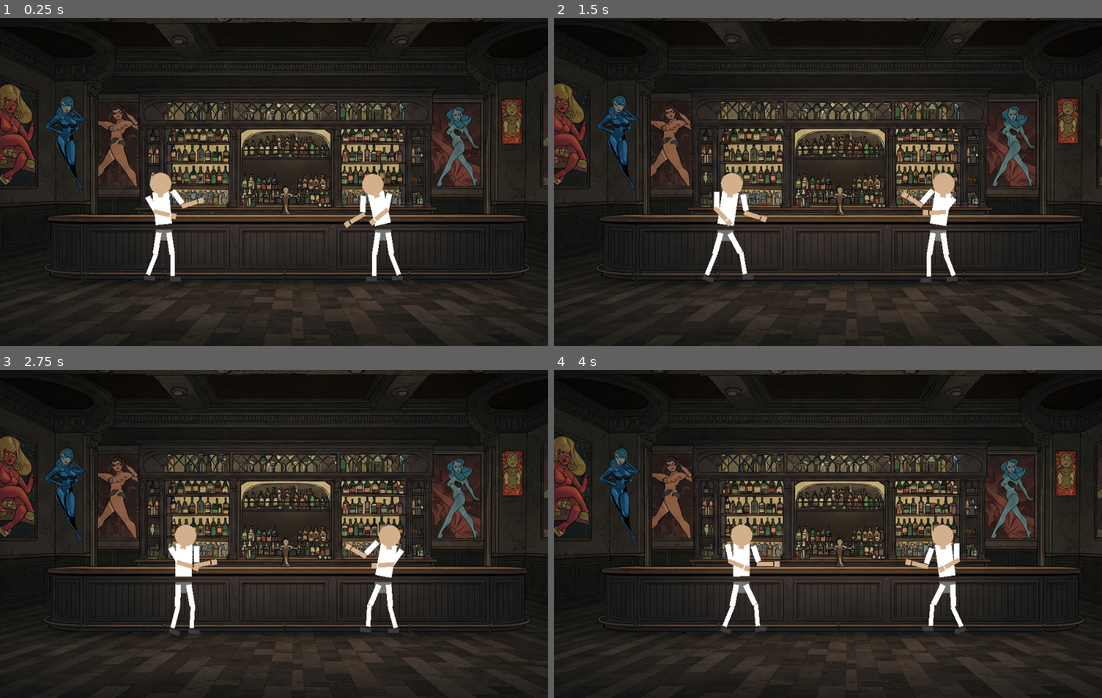
Above: before the commit, frames 1-4 (two rows, left to right).
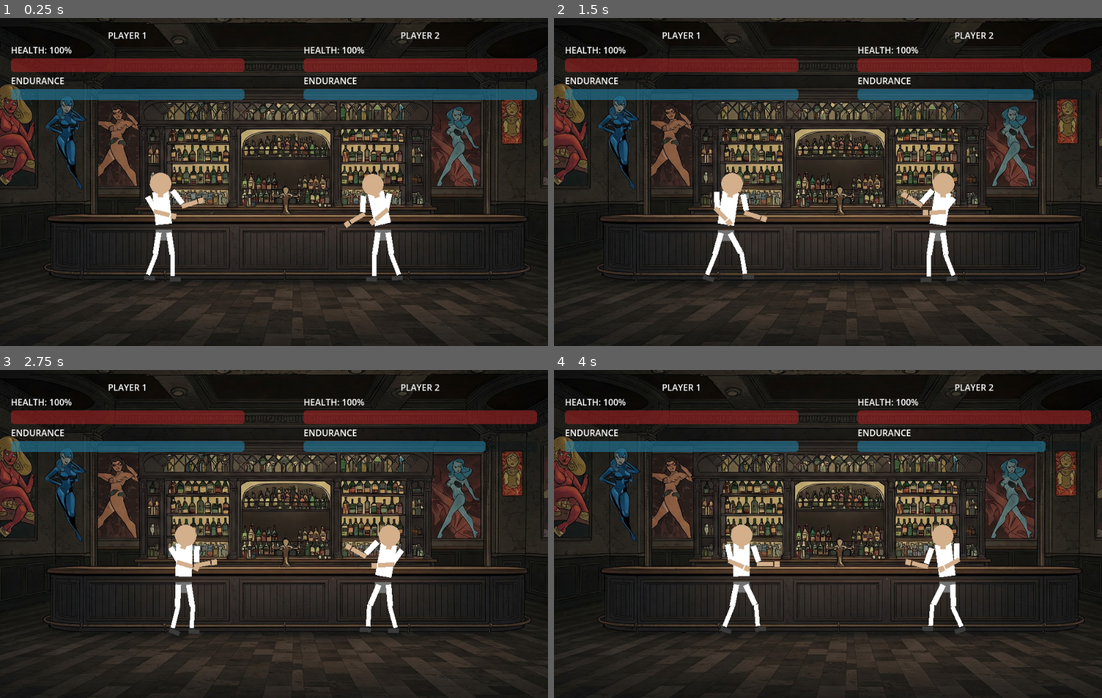
Above: after the commit, the same moments.

Repository: giripriyadarshan/ubc-game
Game: Godot game, scene res://bar.tscn
The game is run twice, just before and just after one commit, with the same random seed, the same clock (stepped at 60 frames per second) and the same inputs.
Inputs:
- Up to frame 1 (0.25 s): no input
- Up to frame 2 (1.5 s): hold D (p1_right) 0.53-1.28 s; tap W (p1_attack) at 0.6 s; hold A (p1_left) from 1.28 s (still down); tap Up (p2_attack) at 1.35 s
- Up to frame 3 (2.75 s): release A (p1_left) at 2.03 s; hold D (p1_right) from 2.03 s (still down); tap Left (p2_left) at 2.1 s
- Up to frame 4 (4 s): tap Right (p2_right) at 2.85 s; release D (p1_right) at 3.53 s; hold A (p1_left) from 3.53 s (still down); tap W (p1_attack) at 3.6 s

The runs differ from the first frame. In frame 1, 7.1% of the frame differs, in the area x 2-98%, y 4-25%; in frame 2, 8.8%, in the area x 0-100%, y 0-81%; in frame 3, 6.8%; in frame 4, 6.8%.

Commit message:
might work

Diff:
--- a/bar.gd
+++ b/bar.gd
@@ -2,38 +2,206 @@
 
 # Player scenes
 var player_scene: PackedScene = preload("res://stickman.tscn")
+
+# References to players for easy access
+var player1: CharacterBody2D
+var player2: CharacterBody2D
+
+# UI elements
+var player1_health_bar: ProgressBar
+var player1_endurance_bar: ProgressBar
+var player1_health_label: Label
+
+var player2_health_bar: ProgressBar
+var player2_endurance_bar: ProgressBar
+var player2_health_label: Label
 
 func _ready():
 	# Setup input actions first
 	_setup_input_actions()
 
 	# Spawn player 1
-	var player1: Node = player_scene.instantiate()
-	player1.position = $PlayerPositions/Player1Position.position
-	add_child(player1)
+	var player1_instance: Node = player_scene.instantiate()
+	player1_instance.position = $PlayerPositions/Player1Position.position
+	add_child(player1_instance)
 
 	# Set up player 1 controller
 	var script1 = load("res://stickman_character.gd")
-	player1.get_node("CharacterBody2D").set_script(script1)
-	player1.get_node("CharacterBody2D").control_set = "player1"
-	player1.get_node("CharacterBody2D").player_color = Color(0.2, 0.8, 0.2)  # Green
+	player1_instance.get_node("CharacterBody2D").set_script(script1)
+	player1_instance.get_node("CharacterBody2D").control_set = "player1"
+	player1_instance.get_node("CharacterBody2D").player_color = Color(0.2, 0.8, 0.2)  # Green
+	player1 = player1_instance.get_node("CharacterBody2D")
 
 	# Spawn player 2
-	var player2: Node = player_scene.instantiate()
-	player2.position = $PlayerPositions/Player2Position.position
-	add_child(player2)
+	var player2_instance: Node = player_scene.instantiate()
+	player2_instance.position = $PlayerPositions/Player2Position.position
+	add_child(player2_instance)
 
 	# Set up player 2 controller
 	var script2 = load("res://stickman_character.gd")
-	player2.get_node("CharacterBody2D").set_script(script2)
-	player2.get_node("CharacterBody2D").control_set = "player2"
-	player2.get_node("CharacterBody2D").player_color = Color(0.2, 0.2, 0.8)  # Blue
-	player2.get_node("CharacterBody2D/Skeleton2D").scale.x = -1
-
-	var animation_player: Node = player2.get_node("CharacterBody2D/AnimationPlayer")
+	player2_instance.get_node("CharacterBody2D").set_script(script2)
+	player2_instance.get_node("CharacterBody2D").control_set = "player2"
+	player2_instance.get_node("CharacterBody2D").player_color = Color(0.2, 0.2, 0.8)  # Blue
+	player2_instance.get_node("CharacterBody2D/Skeleton2D").scale.x = -1
+	player2 = player2_instance.get_node("CharacterBody2D")
+
+	var animation_player: Node = player2_instance.get_node("CharacterBody2D/AnimationPlayer")
 	animation_player.play("idle")
-	animation_player.seek(0.8)  # Fast-forward to 0.2 seconds into the animation
-
+	animation_player.seek(0.8)  # Fast-forward to 0.8 seconds into the animation
+
+	# Create UI
+	setup_ui()
+
+	print("Bar scene ready with players and UI")
+
+func setup_ui():
+	# Create a CanvasLayer for UI
+	var canvas = CanvasLayer.new()
+	add_child(canvas)
+
+	# Main container
+	var control = Control.new()
+	control.set_anchors_preset(Control.PRESET_FULL_RECT)
+	canvas.add_child(control)
+
+	var margin = MarginContainer.new()
+	margin.set_anchors_preset(Control.PRESET_TOP_WIDE)
+	margin.add_theme_constant_override("margin_left", 20)
+	margin.add_theme_constant_override("margin_top", 20)
+	margin.add_theme_constant_override("margin_right", 20)
+	control.add_child(margin)
+
+	var hbox = HBoxContainer.new()
+	margin.add_child(hbox)
+
+	# Player 1 UI
+	var p1_container = VBoxContainer.new()
+	p1_container.size_flags_horizontal = Control.SIZE_EXPAND_FILL
+	hbox.add_child(p1_container)
+
+	var p1_header = Label.new()
+	p1_header.text = "PLAYER 1"
+	p1_header.horizontal_alignment = HORIZONTAL_ALIGNMENT_CENTER
+	p1_container.add_child(p1_header)
+
+	player1_health_label = Label.new()
+	player1_health_label.text = "HEALTH: 100%"
+	p1_container.add_child(player1_health_label)
+
+	player1_health_bar = ProgressBar.new()
+	player1_health_bar.custom_minimum_size = Vector2(0, 25)
+	player1_health_bar.max_value = 100
+	player1_health_bar.value = 100
+	player1_health_bar.show_percentage = false
+	player1_health_bar.modulate = Color(0.9, 0.2, 0.2)
+	p1_container.add_child(player1_health_bar)
+
+	var p1_endurance_label = Label.new()
+	p1_endurance_label.text = "ENDURANCE"
+	p1_container.add_child(p1_endurance_label)
+
+	player1_endurance_bar = ProgressBar.new()
+	player1_endurance_bar.custom_minimum_size = Vector2(0, 20)
+	player1_endurance_bar.max_value = 100
+	player1_endurance_bar.value = 100
+	player1_endurance_bar.show_percentage = false
+	player1_endurance_bar.modulate = Color(0.2, 0.7, 0.9)
+	p1_container.add_child(player1_endurance_bar)
+
+	# Note: Punch power label removed
+
+	# Spacer
+	var spacer = Control.new()
+	spacer.custom_minimum_size = Vector2(100, 0)
+	hbox.add_child(spacer)
+
+	# Player 2 UI
+	var p2_container = VBoxContainer.new()
+	p2_container.size_flags_horizontal = Control.SIZE_EXPAND_FILL
+	hbox.add_child(p2_container)
+
+	var p2_header = Label.new()
+	p2_header.text = "PLAYER 2"
+	p2_header.horizontal_alignment = HORIZONTAL_ALIGNMENT_CENTER
+	p2_container.add_child(p2_header)
+
+	player2_health_label = Label.new()
+	player2_health_label.text = "HEALTH: 100%"
+	p2_container.add_child(player2_health_label)
+
+	player2_health_bar = ProgressBar.new()
+	player2_health_bar.custom_minimum_size = Vector2(0, 25)
+	player2_health_bar.max_value = 100
+	player2_health_bar.value = 100
+	player2_health_bar.show_percentage = false
+	player2_health_bar.modulate = Color(0.9, 0.2, 0.2)
+	p2_container.add_child(player2_health_bar)
+
+	var p2_endurance_label = Label.new()
+	p2_endurance_label.text = "ENDURANCE"
+	p2_container.add_child(p2_endurance_label)
+
+	player2_endurance_bar = ProgressBar.new()
+	player2_endurance_bar.custom_minimum_size = Vector2(0, 20)
+	player2_endurance_bar.max_value = 100
+	player2_endurance_bar.value = 100
+	player2_endurance_bar.show_percentage = false
+	player2_endurance_bar.modulate = Color(0.2, 0.7, 0.9)
+	p2_container.add_child(player2_endurance_bar)
+
+	# Note: Punch power label removed
+
+	print("UI setup complete")
+
+# Update UI every frame
+func _process(_delta):
+	# Update Player 1 UI
+	if player1:
+		player1_health_bar.value = player1.current_health
+		player1_health_label.text = "HEALTH: " + str(int(player1.current_health)) + "%"
+
+		player1_endurance_bar.value = player1.current_endurance
+
+		# Visual effects for health
+		if player1.current_health < 30:
+			player1_health_bar.modulate = Color(1, 0, 0)  # Bright red for low health
+		else:
+			player1_health_bar.modulate = Color(0.9, 0.2, 0.2)  # Normal red
+
+		# Visual effects for endurance
+		if player1.current_endurance < player1.PUNCH_ENDURANCE_COST:
+			player1_endurance_bar.modulate = Color(0.2, 0.7, 0.9, 0.5)  # Dim blue for low endurance
+		else:
+			player1_endurance_bar.modulate = Color(0.2, 0.7, 0.9)  # Normal blue
+
+	# Update Player 2 UI
+	if player2:
+		player2_health_bar.value = player2.current_health
+		player2_health_label.text = "HEALTH: " + str(int(player2.current_health)) + "%"
+
+		player2_endurance_bar.value = player2.current_endurance
+
+		# Visual effects for health
+		if player2.current_health < 30:
+			player2_health_bar.modulate = Color(1, 0, 0)  # Bright red for low health
+		else:
+			player2_health_bar.modulate = Color(0.9, 0.2, 0.2)  # Normal red
+
+		# Visual effects for endurance
+		if player2.current_endurance < player2.PUNCH_ENDURANCE_COST:
+			player2_endurance_bar.modulate = Color(0.2, 0.7, 0.9, 0.5)  # Dim blue for low endurance
+		else:
+			player2_endurance_bar.modulate = Color(0.2, 0.7, 0.9)  # Normal blue
+
+func calculate_damage(player):
+	var min_damage = 1
+	var max_damage = 10
+
+	if player.current_endurance <= 0:
+		return min_damage
+
+	var damage_percent = float(player.current_endurance) / player.MAX_ENDURANCE
+	return int(min_damage + damage_percent * (max_damage - min_damage))
 
 func _setup_input_actions():
 	# Player 1 movement (WASD)
@@ -45,7 +213,6 @@
 	_add_key_action("p2_left", KEY_LEFT)
 	_add_key_action("p2_right", KEY_RIGHT)
 	_add_key_action("p2_attack", KEY_UP)
-
 
 # Helper function to add key actions if they don't exist
 func _add_key_action(action_name, key_scancode):
--- a/stickman.tscn
+++ b/stickman.tscn
@@ -3796,7 +3796,7 @@
 rest = Transform2D(0.828198, 0.560436, -0.560436, 0.828198, -9.99973, 0.000244141)
 
 [node name="UpperArmSpriteL" type="Polygon2D" parent="CharacterBody2D/Skeleton2D/Hip/Torso/ShoulderL/UpperArmL"]
-rotation = -1.19055e-05
+rotation = -1.19056e-05
 scale = Vector2(1.00129, 1.00129)
 color = Color(0.356863, 0.356863, 0.356863, 1)
 offset = Vector2(0.478455, 2.61433)
@@ -3814,7 +3814,7 @@
 rest = Transform2D(0.971996, -0.235, 0.235, 0.971996, 0.000366211, 30.0022)
 
 [node name="ForearmSpriteL" type="Polygon2D" parent="CharacterBody2D/Skeleton2D/Hip/Torso/ShoulderL/UpperArmL/ForearmL"]
-scale = Vector2(0.995408, 0.995408)
+scale = Vector2(0.995404, 0.995404)
 color = Color(0.827451, 0.686275, 0.54902, 1)
 polygon = PackedVector2Array(-4, -5, 4, -5, 4, 25, -4, 25)
 
@@ -3896,7 +3896,7 @@
 [node name="ThighL" type="Bone2D" parent="CharacterBody2D/Skeleton2D/Hip"]
 position = Vector2(-10, 0)
 rotation = 0.160089
-scale = Vector2(0.999905, 0.999905)
+scale = Vector2(0.999904, 0.999904)
 rest = Transform2D(0.998739, 0.0497265, -0.0497265, 0.998739, -10, 0)
 
 [node name="ThighSpriteL" type="Polygon2D" parent="CharacterBody2D/Skeleton2D/Hip/ThighL"]
@@ -3916,8 +3916,8 @@
 rest = Transform2D(0.999976, 0.000229388, -0.000229388, 0.999976, -0.00765991, 40.0044)
 
 [node name="LowerLegSpriteL" type="Polygon2D" parent="CharacterBody2D/Skeleton2D/Hip/ThighL/LowerLegL"]
-rotation = -8.95168e-05
-scale = Vector2(1.00144, 1.00144)
+rotation = -8.93686e-05
+scale = Vector2(1.00143, 1.00143)
 color = Color(0.356863, 0.356863, 0.356863, 1)
 polygon = PackedVector2Array(-4, -5, 4, -5, 4, 35, -4, 35)
 
@@ -3932,7 +3932,7 @@
 rest = Transform2D(1, 0, 0, 1, 0, 40)
 
 [node name="FootSpriteL" type="Polygon2D" parent="CharacterBody2D/Skeleton2D/Hip/ThighL/LowerLegL/FootL"]
-rotation = -5.66492e-05
+rotation = -5.63517e-05
 scale = Vector2(1.00127, 1.00127)
 color = Color(0.231373, 0.231373, 0.231373, 1)
 polygon = PackedVector2Array(-5, -3, 15, -3, 15, 5, -5, 5)
@@ -3965,8 +3965,8 @@
 rest = Transform2D(1, 0, 0, 1, 0, 40)
 
 [node name="LowerLegSpriteR" type="Polygon2D" parent="CharacterBody2D/Skeleton2D/Hip/ThighR/LowerLegR"]
-rotation = -1.66095e-05
-scale = Vector2(0.996002, 0.996002)
+rotation = -1.65748e-05
+scale = Vector2(0.996006, 0.996006)
 color = Color(0.356863, 0.356863, 0.356863, 1)
 polygon = PackedVector2Array(-4, -5, 4, -5, 4, 35, -4, 35)
 
@@ -3981,8 +3981,8 @@
 rest = Transform2D(1, 0, 0, 1, 0, 40)
 
 [node name="FootSpriteR" type="Polygon2D" parent="CharacterBody2D/Skeleton2D/Hip/ThighR/LowerLegR/FootR"]
-rotation = -1.73667e-05
-scale = Vector2(1.00046, 1.00046)
+rotation = -1.73709e-05
+scale = Vector2(1.00044, 1.00044)
 color = Color(0.231373, 0.231373, 0.231373, 1)
 polygon = PackedVector2Array(-5, -3, 15, -3, 15, 5, -5, 5)
 
--- a/stickman_character.gd
+++ b/stickman_character.gd
@@ -5,31 +5,35 @@
 
 # Health and Endurance
 var current_health: int = 100
-var current_endurance: int = 100
+var current_endurance: float = 100.0  # Changed to float for smoother healing
 const MAX_HEALTH: int = 100
 const MAX_ENDURANCE: int = 100
 const MAX_ENDURANCE_SPENT: int = 50 # 25 for a regular punch, 50 for fist bump (simultaneaus punch)
-const MAX_DAMAGE_DEALT: int = 10
-const ENDURANCE_HEALING_RATE: int = 2 # per second
+const MAX_DAMAGE_DEALT: int = 25
+const MIN_DAMAGE_DEALT: int = 1     # Minimum damage when endurance is 0
+const ENDURANCE_HEALING_RATE: float = 2.0  # Increased for testing (normally 2.0)
 const PUNCH_ENDURANCE_COST: int = 25  # Cost to throw a punch
 const PUNCH_COOLDOWN: float = 0.5     # Time between punches
 
+# Debug variables
+var debug_timer: float = 0.0
+const DEBUG_INTERVAL: float = 1.0  # Print debug info every second
 
 # Movement parameters
 const WALK_DISTANCE: float = 50.0
-const SPEED: float         = 100.0
+const SPEED: float = 100.0
 
 # Player information
 var player_color: Color = Color(1, 1, 1, 1)
 
 # animation and movement state
 var current_animation: String = "idle"
-var walk_in_progress: bool    = false
-var walk_direction: int           = 0
-var walk_start_position: Vector2  = Vector2.ZERO
+var walk_in_progress: bool = false
+var walk_direction: int = 0
+var walk_start_position: Vector2 = Vector2.ZERO
 var walk_target_position: Vector2 = Vector2.ZERO
-var walk_progress: float          = 0.0
-var desired_direction: int        = 0
+var walk_progress: float = 0.0
+var desired_direction: int = 0
 var can_punch: bool = true
 var is_punching: bool = false
 var punch_timer: float = 0.0
@@ -38,10 +42,6 @@
 @onready var hit_box = $hit_area
 @onready var camera = get_tree().get_first_node_in_group("camera")
 
-# set camera zoom and shake when punching using:
-# camera.set_zoom_str(1.01)
-# camera.set_shake_str(Vector2(4,4))
-
 func _ready():
 	# Set the animation
 	animation_player.play("idle")
@@ -53,7 +53,7 @@
 	$hit_area/knuckle_box.disabled = true
 	$hit_area.body_entered.connect(_on_hit_area_body_entered)
 
-
+	print("[", control_set, "] Character ready with endurance: ", current_endurance)
 
 func apply_player_color(color):
 	# Apply color to torso and limbs
@@ -65,9 +65,25 @@
 	$Skeleton2D/Hip/Torso/ShoulderL/UpperArmL/UpperArmSpriteL.color = color
 	$Skeleton2D/Hip/Torso/ShoulderR/UpperArmR/UpperArmSpriteR.color = color
 
+func _process(delta):
+	# Debug endurance healing with timer
+	debug_timer += delta
+	if debug_timer >= DEBUG_INTERVAL:
+		debug_timer = 0.0
+		print("[", control_set, "] Current endurance: ", current_endurance)
+
 func _physics_process(delta):
+	# Regenerate endurance at fixed rate
+	# Store the value before healing to debug the change
+	var previous_endurance = current_endurance
+
 	if current_endurance < MAX_ENDURANCE:
-		current_endurance = min(current_endurance + ENDURANCE_HEALING_RATE * delta, MAX_ENDURANCE)
+		var healing_amount = ENDURANCE_HEALING_RATE * delta
+		current_endurance = min(current_endurance + healing_amount, MAX_ENDURANCE)
+
+		# Debug significant changes
+		if abs(current_endurance - previous_endurance) > 0.1:
+			print("[", control_set, "] Endurance healing: ", previous_endurance, " -> ", current_endurance)
 
 	if !can_punch:
 		punch_timer -= delta
@@ -116,7 +132,6 @@
 	animation_player.play(anim_name)
 	current_animation = anim_name
 
-
 func start_walk_cycle(direction):
 	# Set walk parameters
 	walk_in_progress = true
@@ -135,34 +150,46 @@
 	is_punching = true
 	can_punch = false
 	punch_timer = PUNCH_COOLDOWN
-	current_endurance -= PUNCH_ENDURANCE_COST
+
+	# Store endurance before punch
+	var endurance_before = current_endurance
+
+	# Deduct endurance but don't go below 0
+	if current_endurance >= PUNCH_ENDURANCE_COST:
+		current_endurance -= PUNCH_ENDURANCE_COST
+	else:
+		current_endurance = 0
+
+	print("[", control_set, "] Punch! Endurance: ", endurance_before, " -> ", current_endurance)
 
 	# Play punch animation
 	play_animation("punch1")
 
 	# Enable the knuckle hitbox during punch
-	#$hit_area/knuckle_box.disabled = false
+	$hit_area/knuckle_box.disabled = false
 
 	# Add camera effects
-	camera.set_zoom_str(1.01)
-	camera.set_shake_str(Vector2(2, 2))
+	var effect_magnitude = max(0.2, float(current_endurance) / MAX_ENDURANCE)
+	camera.set_zoom_str(1.0 + (0.01 * effect_magnitude))
+	camera.set_shake_str(Vector2(2, 2) * effect_magnitude)
 
 func take_damage(damage_amount):
 	# Apply damage to health
+	var health_before = current_health
 	current_health = max(0, current_health - damage_amount)
 
-	## Visual feedback
-	#stagger_timer = 0.3  # Brief stagger effect
-	#play_animation("stagger")
+	print("[", control_set, "] Took damage: Health ", health_before, " -> ", current_health)
+
+	# Visual feedback
+	stagger_timer = 0.3  # Brief stagger effect
 
 	# Camera effects for hit impact
 	camera.set_zoom_str(1.03)
 	camera.set_shake_str(Vector2(4, 4))
 
 	# Check if knocked out
-	#if current_health <= 0:
-		#play_animation("knockout")
-		# Future: implement knockout logic
+	if current_health <= 0:
+		print("[", control_set, "] Knocked out!")
 
 func process_walk_cycle(delta):
 	# Get animation length to calculate progress speed
@@ -184,13 +211,6 @@
 func _on_animation_finished(anim_name):
 	if (anim_name == "walk" or anim_name == "walk_backwards"):
 		walk_in_progress = false
-
-		# If player is still holding direction, start a new walk cycle
-		#if desired_direction != 0:
-			## Start a new walk cycle
-			#start_walk_cycle(desired_direction)
-		#else:
-			# Return to idle
 		play_animation("idle")
 	elif anim_name == "punch1":
 		# End punch state
@@ -204,9 +224,16 @@
 	# Check if we hit the other player
 	if body is CharacterBody2D and body != self:
 		# Make sure we're in a punch animation and our knuckle box is enabled
-		if is_punching:
-			# Calculate damage (could add random variation)
-			var damage = MAX_DAMAGE_DEALT
+		if is_punching and !$hit_area/knuckle_box.disabled:
+			# Calculate damage based on current endurance
+			var damage_percent = float(current_endurance) / MAX_ENDURANCE
+
+			# At 0 endurance = MIN_DAMAGE, at full endurance = MAX_DAMAGE
+			var damage = MIN_DAMAGE_DEALT
+			if current_endurance > 0:
+				damage = int(MIN_DAMAGE_DEALT + damage_percent * (MAX_DAMAGE_DEALT - MIN_DAMAGE_DEALT))
+
+			print("[", control_set, "] Hit landed! Dealing ", damage, " damage to opponent")
 
 			# Apply damage to the other fighter
 			body.take_damage(damage)
@@ -215,4 +242,5 @@
 			$hit_area/knuckle_box.disabled = true
 
 			# Add extra camera shake on impact
-			camera.set_shake_str(Vector2(5, 5))
+			var impact_strength = float(damage) / MAX_DAMAGE_DEALT
+			camera.set_shake_str(Vector2(5, 5) * impact_strength)
